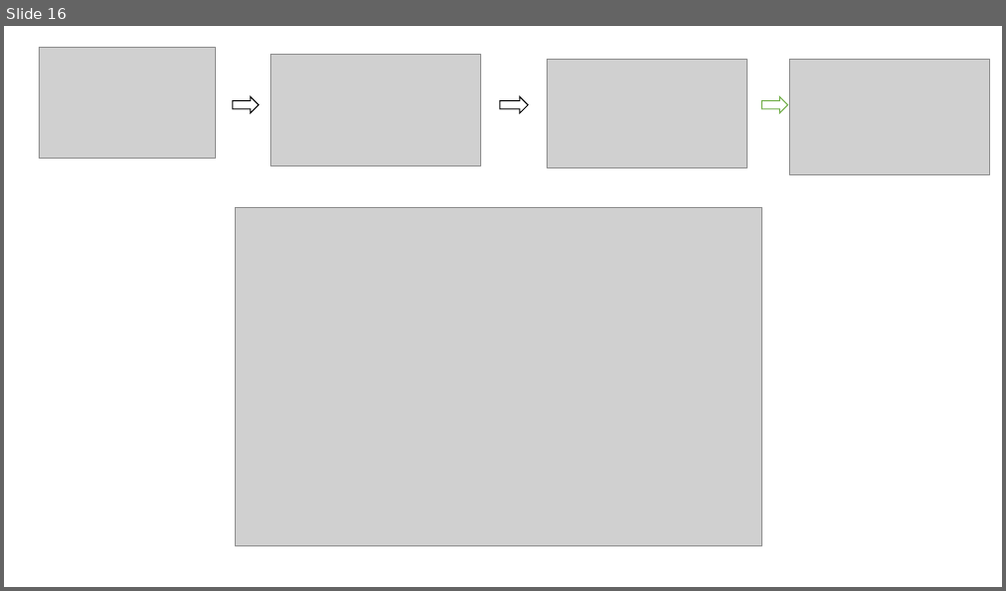
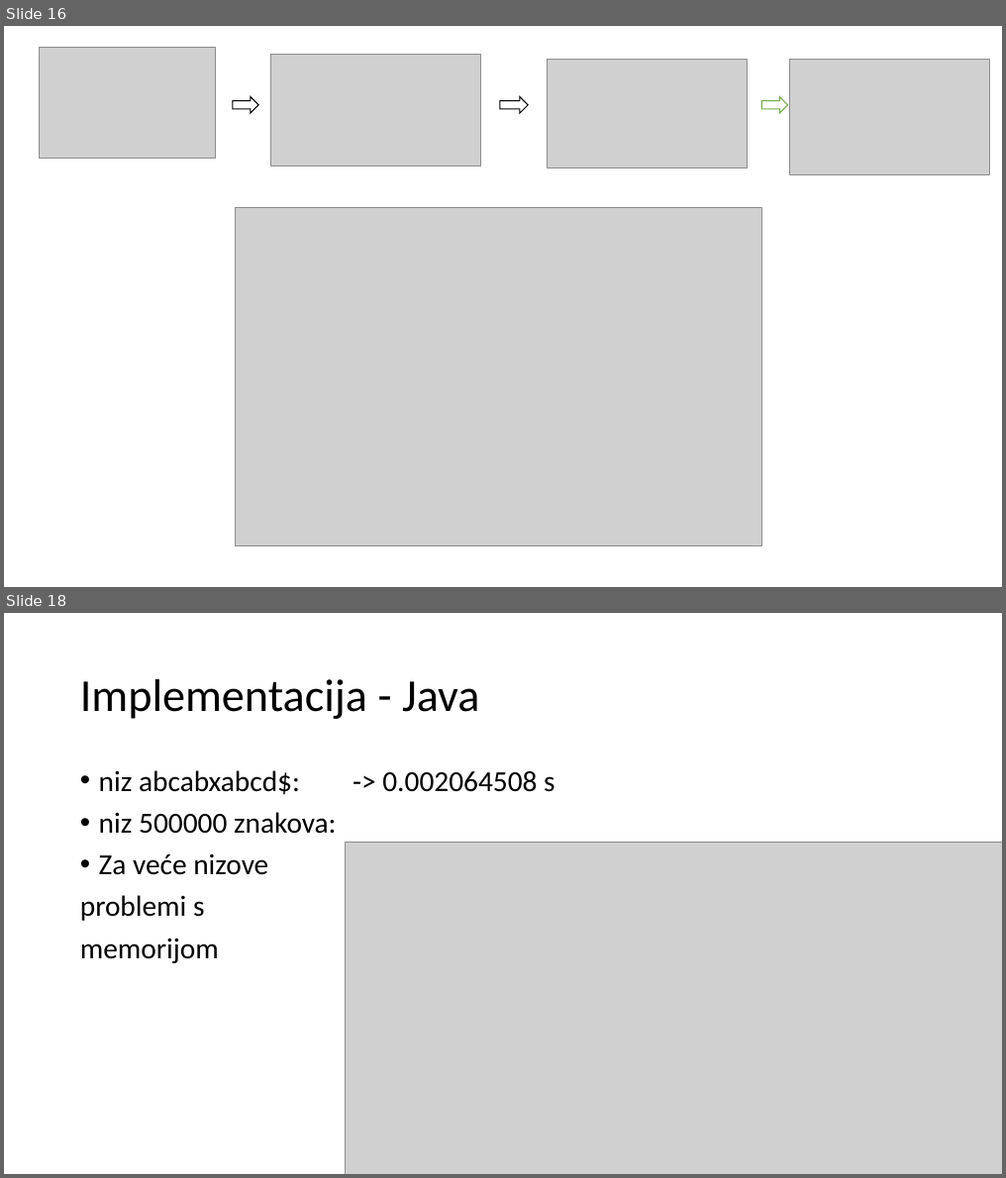
Before and after one commit to saiyadjin/Bioinformatika, a slide deck: IMPLEMENTACIJA UKKONENOVOG ALGORITMA.pptx. Shown one above the other, each under a label of ours: slide 16 before the commit, slides 16 and 18 after it; the slides between them are not shown. The pictures are 1006x591 and 1006x1178 pixels, drawn with LibreOffice and Linux fonts; fonts in the diff are those of the drawing; grey boxes stand for pictures. Boxes give left, top, right and bottom in pixels: in the first picture for what was removed or moved away, otherwise in the second. Text is boxed around its words. In the diff, an @@ line names an element or a change of style, - is before the commit and + after.

```diff
--- a/IMPLEMENTACIJA UKKONENOVOG ALGORITMA.pptx
+++ b/IMPLEMENTACIJA UKKONENOVOG ALGORITMA.pptx
@@ slide 18 added at [4,613,1002,1174], background #FFFFFF @@
@@ title added at [80,679,479,719], 44 pt, text #000000 @@
+Implementacija - Java
@@ text added at [80,770,554,963], 28 pt, text #000000 @@
+• niz abcabxabcd$: -> 0.002064508 s
+• niz 500000 znakova:
+• Za veće nizove
+problemi s
+memorijom
@@ picture added at [346,843,1002,1174] @@
```
Also in this commit, not shown: 2 slides changed, 3 other slides added, 3 other files.
